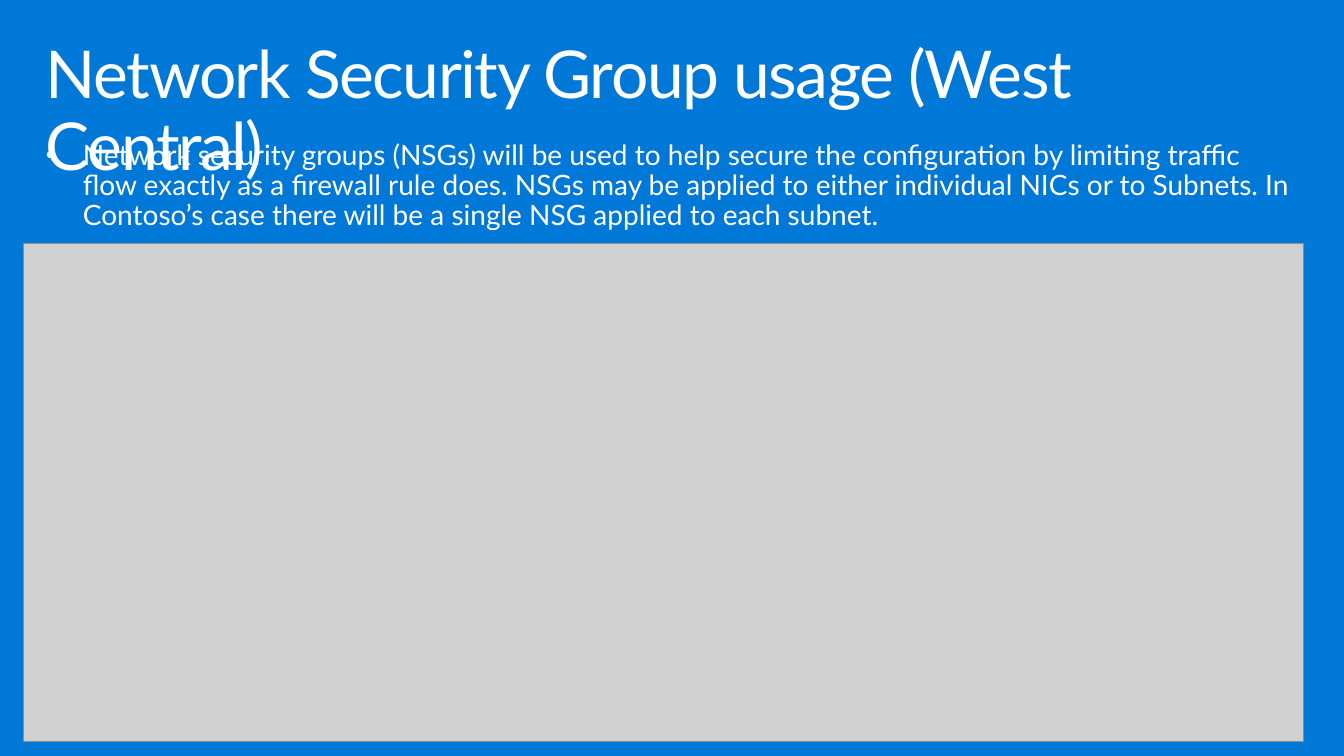
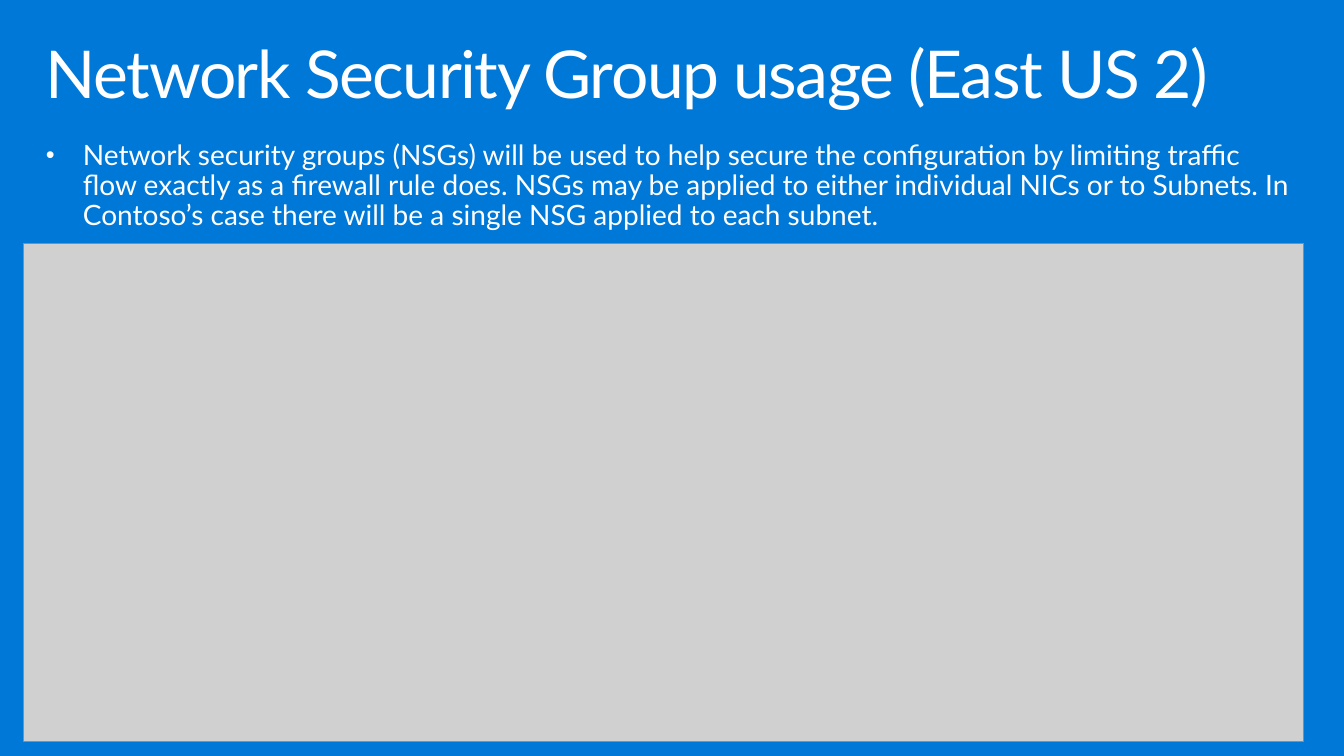
Before and after one commit to microsoft/MCW-Building-a-resilient-IaaS-architecture, a slide deck: slide 22 of Whiteboard design session/WDS trainer presentation - Building a resilient IaaS architecture.pptx. Drawn at 1344x756 pixels with LibreOffice and Linux fonts; fonts in the diff are those of the drawing; grey boxes stand for pictures. Boxes give left, top, right and bottom in pixels: in the first picture for what was removed or moved away, otherwise in the second. Text is boxed around its words. In the diff, an @@ line names an element or a change of style, - is before the commit and + after.

```diff
--- a/Whiteboard design session/WDS trainer presentation - Building a resilient IaaS architecture.pptx
+++ b/Whiteboard design session/WDS trainer presentation - Building a resilient IaaS architecture.pptx
@@ title at (46,47,1208,110): text changed @@
-Network Security Group usage (West Central)
+Network Security Group usage (East US 2)
```
Also in this commit, not shown: 9 other slides changed, 7 other files.
